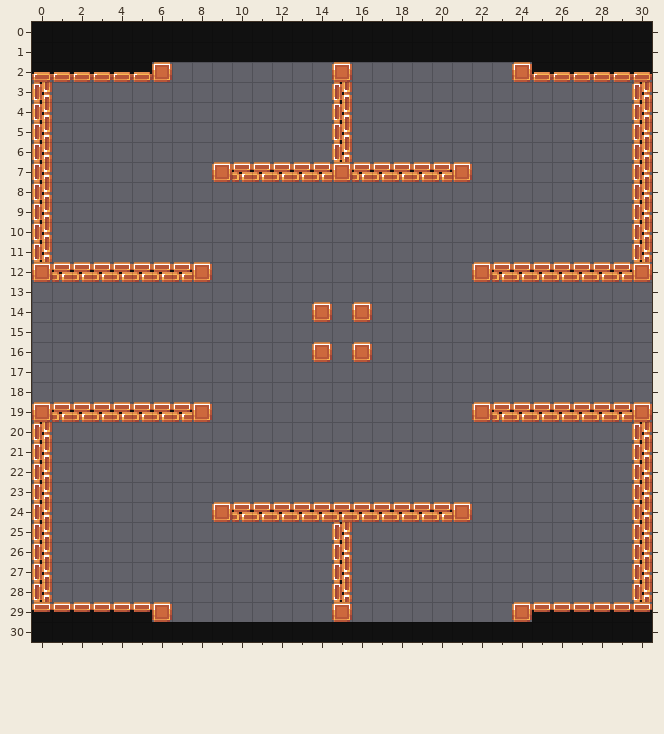
Tiled map (JSON) -- games/Phaser-Snake-Game/public/assets/Tiled/Stage-04.json. That is the earlier state.
Cells are 24x24 px. Shown: x 0..30, y 0..30.
The same view after the edit:
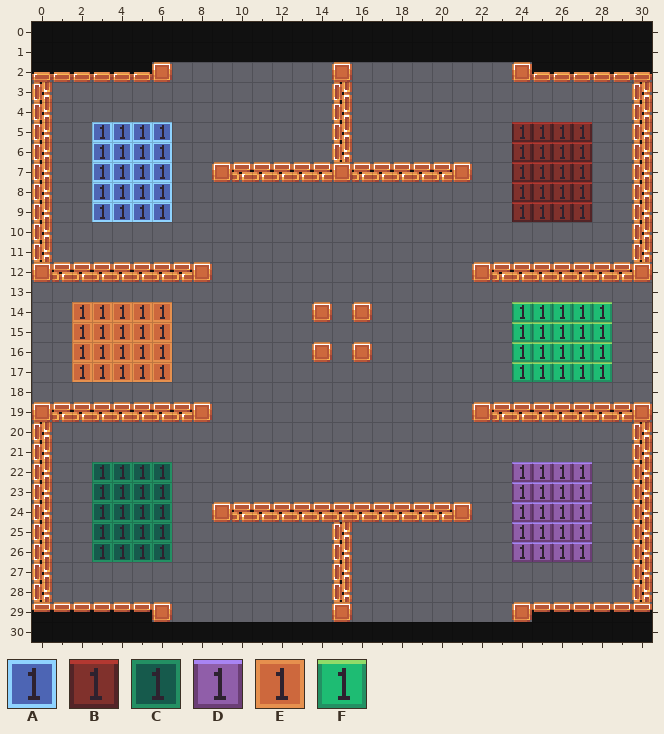
Key: from "tileSheetx24": A 352, B 353, C 354, D 355, E 356, F 357.
_ is an empty cell.
Tiles of an added or newly shown layer are drawn over the layers below it.
The edit:
Layer "Portal-2" (now shown):
y 5..9: x 3..6 ____ -> AAAA; x 24..27 ____ -> BBBB
y 14..17: x 2..6 _____ -> EEEEE; x 24..28 _____ -> FFFFF
y 22..26: x 3..6 ____ -> CCCC; x 24..27 ____ -> DDDD
Boxes around the changes in both pictures, in picture pixels (x1, y1, x2, y2):
added: (92, 122, 172, 222)
added: (512, 122, 592, 222)
added: (72, 302, 172, 382)
added: (512, 302, 612, 382)
added: (92, 462, 172, 562)
added: (512, 462, 592, 562)
